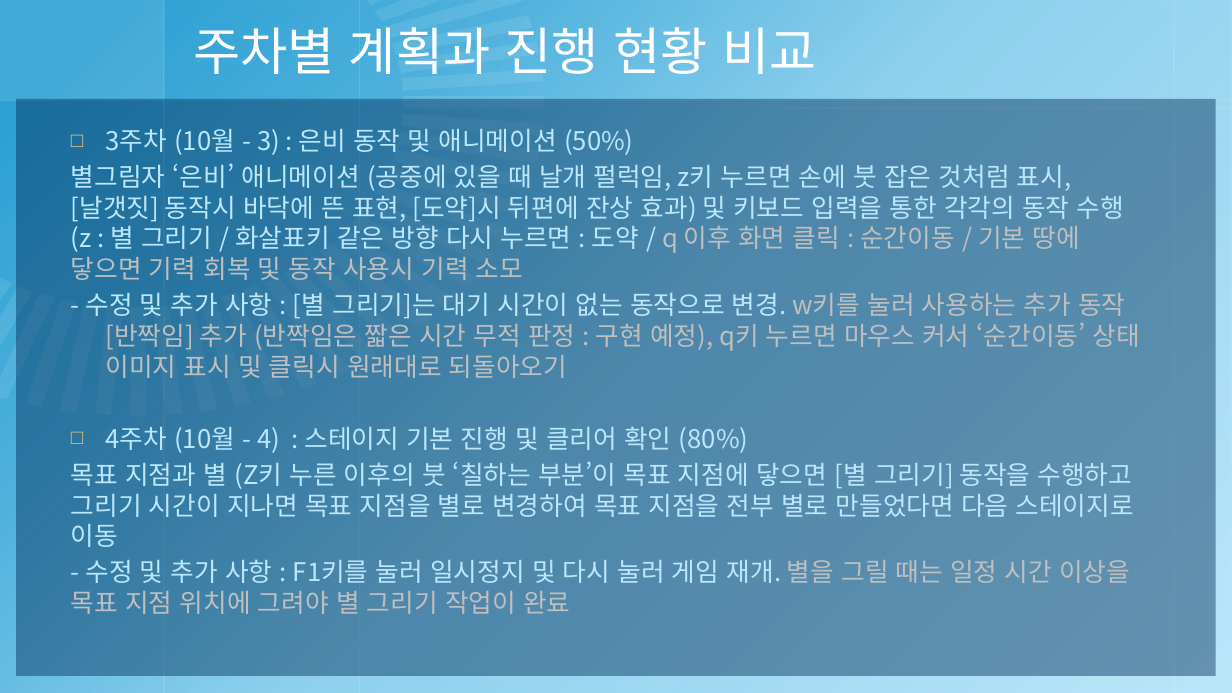
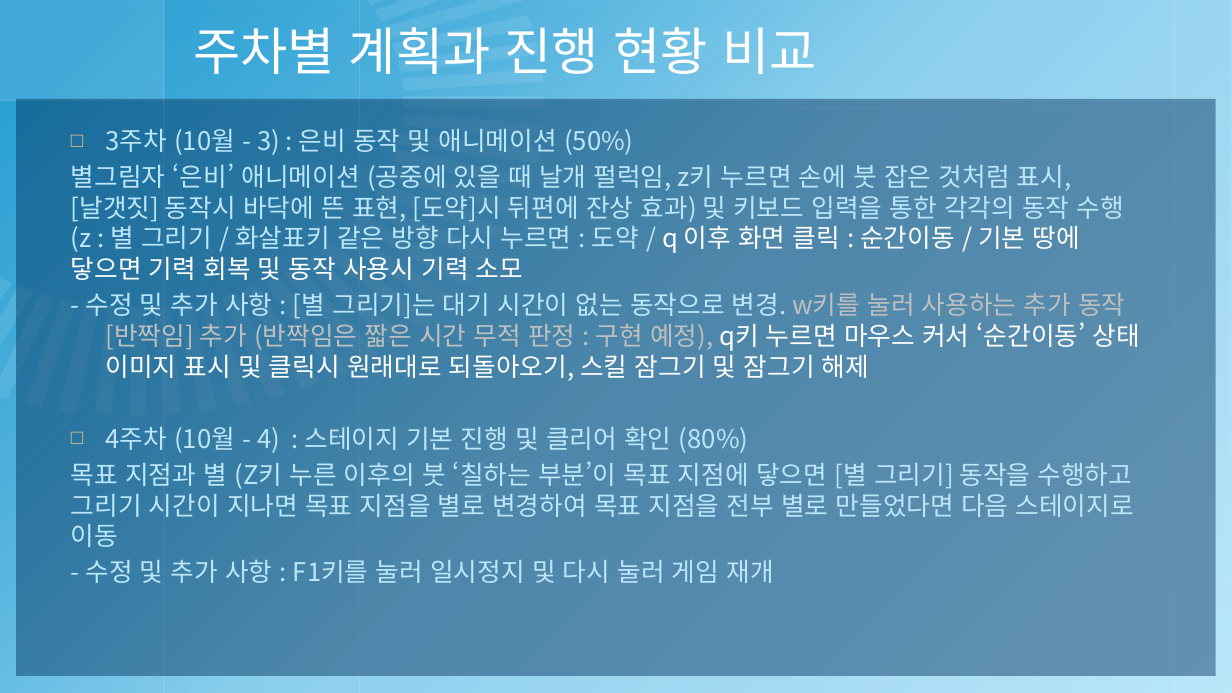
Before and after one commit to pb-wandu/2018180040_2DGP_PROJECT, a slide deck: slide 3 of 2018180040 - 2DGP 3차 발표 프레젠테이션.pptx. Drawn at 1232x693 pixels with LibreOffice and Linux fonts; fonts in the diff are those of the drawing; background and template pictures are left out. Boxes give left, top, right and bottom in pixels: in the first picture for what was removed or moved away, otherwise in the second. Text is boxed around its words. In the diff, an @@ line names an element or a change of style, - is before the commit and + after.

Commit message:
x키 [순간이동] 추가 및 기술 잠그기 기능 추가
z키로 [별 그리기]를 수행하는 중에 y좌표가 고정되었던 것을 이제 고정되지 않도록 변경하였습니다. / x키 [순간 이동] 구현 - q키를 누른 다음 마우스를 움직여 클릭하면 해당 위치로 이동합니다. 이 때 마우스는 맵 범위에 한정되며 [순간 이동]을 사용시에는 일정 퍼센트만큼의 기력이 사용됩니다. 필요한 정도의 기력(퍼센트)이 없다면 기술 사용이 안 됩니다. 또는 대기 시간중에도 사용 불가능합니다. / 1~3키로 기술 잠금, 잠금 해제 (잠금시 해당 키를 눌러도 기술을 사용하지 않습니다)

```diff
--- a/2018180040 - 2DGP 3차 발표 프레젠테이션.pptx
+++ b/2018180040 - 2DGP 3차 발표 프레젠테이션.pptx
@@ text at (71,163,1124,280): text colour #BFBFBF to #FFFFFF in "q 이후 화면 클릭 : 순간이동 / ..." @@
@@ text at (86,292,1140,381): text changed; text colour #BFBFBF to #FFFFFF @@
-- 수정 및 추가 사항 : [별 그리기]는 대기 시간이 없는 동작으로 변경. w키를 눌러 사용하는 추가 동작 [반짝임] 추가 (반짝임은 짧은 시간 무적 판정 : 구현 예정), q키 누르면 마우스 커서 ‘순간이동’ 상태 이미지 표시 및 클릭시 원래대로 되돌아오기
+- 수정 및 추가 사항 : [별 그리기]는 대기 시간이 없는 동작으로 변경. w키를 눌러 사용하는 추가 동작 [반짝임] 추가 (반짝임은 짧은 시간 무적 판정 : 구현 예정), q키 누르면 마우스 커서 ‘순간이동’ 상태 이미지 표시 및 클릭시 원래대로 되돌아오기, 스킬 잠그기 및 잠그기 해제
@@ text at (86,559,773,583): text changed; text colour #BFBFBF to #BCE7FA @@
-- 수정 및 추가 사항 : F1키를 눌러 일시정지 및 다시 눌러 게임 재개. 별을 그릴 때는 일정 시간 이상을 목표 지점 위치에 그려야 별 그리기 작업이 완료
+- 수정 및 추가 사항 : F1키를 눌러 일시정지 및 다시 눌러 게임 재개
```
Also in this commit, not shown: 11 other files.
